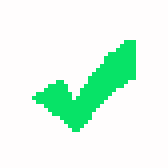
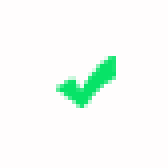
Layered file, before and after one edit (168×168). Changes by layer:
painted on "Shape 1" over <box>32,40,136,132</box>
